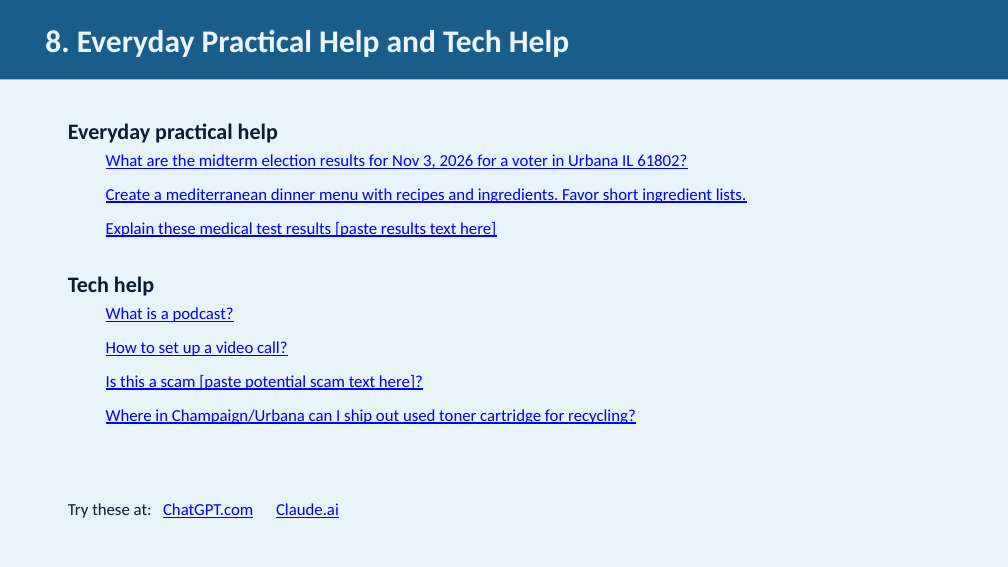
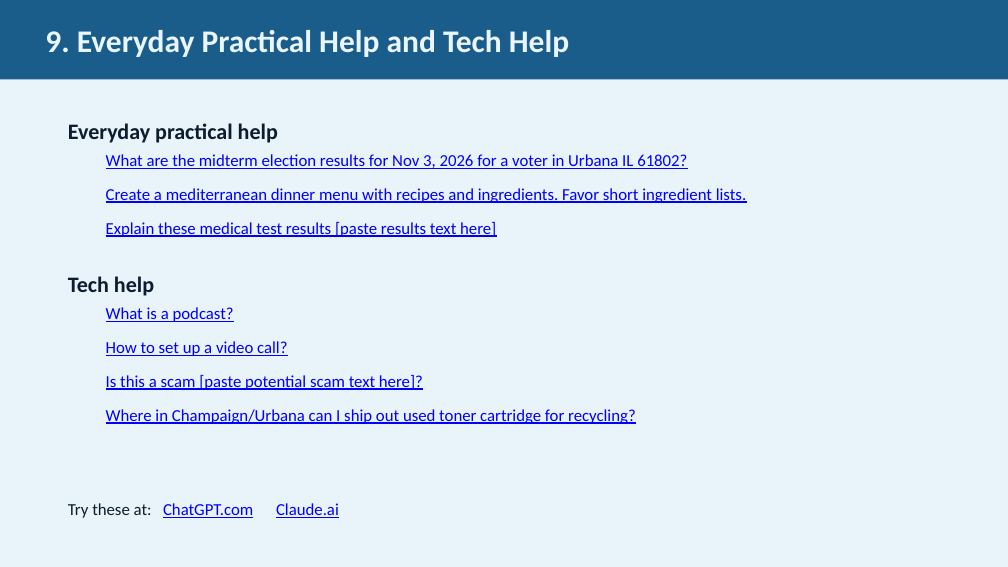
Before and after one commit to JimFawcett/NewSite, a slide deck: slide 9 of AI Presentation 2026/AI_Presentation.pptx (slide 8 before the commit). Drawn at 1008x567 pixels with LibreOffice and Linux fonts; fonts in the diff are those of the drawing. Boxes give left, top, right and bottom in pixels: in the first picture for what was removed or moved away, otherwise in the second. Text is boxed around its words. In the diff, an @@ line names an element or a change of style, - is before the commit and + after.

```diff
--- a/AI Presentation 2026/AI_Presentation.pptx
+++ b/AI Presentation 2026/AI_Presentation.pptx
@@ text in rectangle at [45,30,569,57]: text changed @@
-8. Everyday Practical Help and Tech Help
+9. Everyday Practical Help and Tech Help
```
Also in this commit, not shown: 31 other slides changed, 2 slides added.
